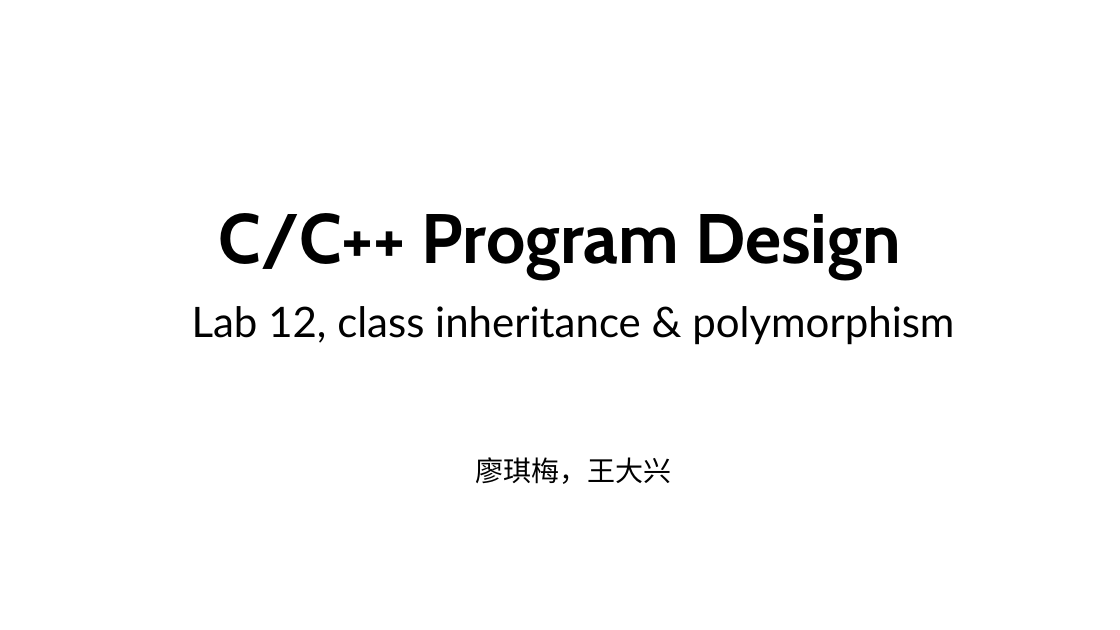
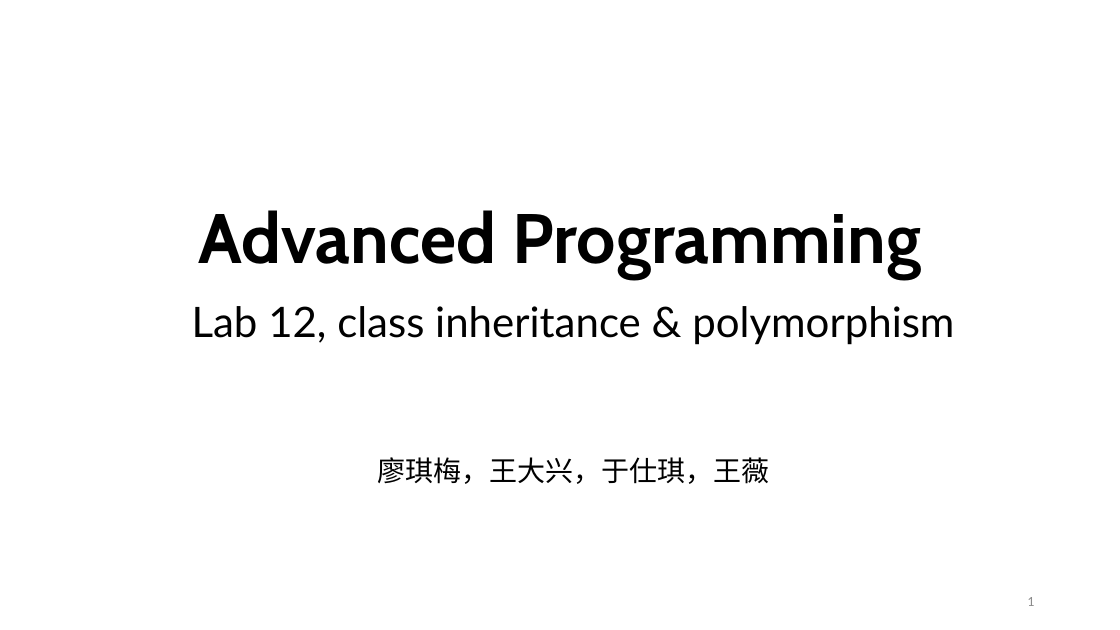
Before and after one commit to ShiqiYu/CPP, a slide deck: slide 1 of week12/Lab12.pptx. Drawn at 1120x630 pixels with LibreOffice and Linux fonts; fonts in the diff are those of the drawing; background and template pictures are left out. Boxes give left, top, right and bottom in pixels: in the first picture for what was removed or moved away, otherwise in the second. Text is boxed around its words. In the diff, an @@ line names an element or a change of style, - is before the commit and + after.

```diff
--- a/week12/Lab12.pptx
+++ b/week12/Lab12.pptx
@@ title at (199,210,921,279): text changed @@
-C/C++ Program Design
+Advanced Programming
@@ subtitle at (377,457,769,484): text changed @@
-廖琪梅，王大兴
+廖琪梅，王大兴，于仕琪，王薇
@@ page number added at (1027,597,1034,606), 12 pt, text #8C8C8C @@
+1
```
Also in this commit, not shown: 17 other slides changed, 7 slides added, 1 slide removed, 13 other files.
